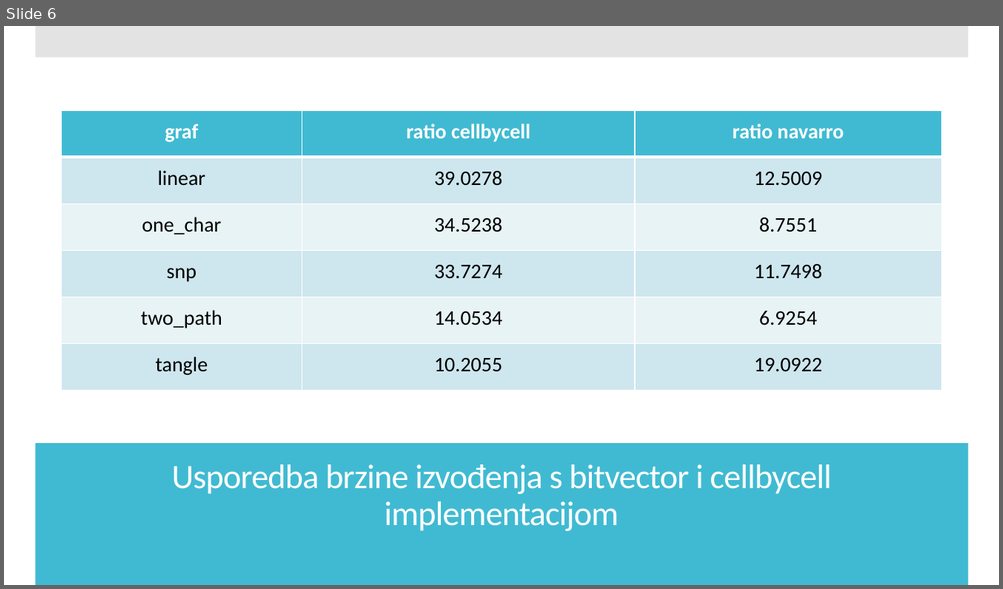
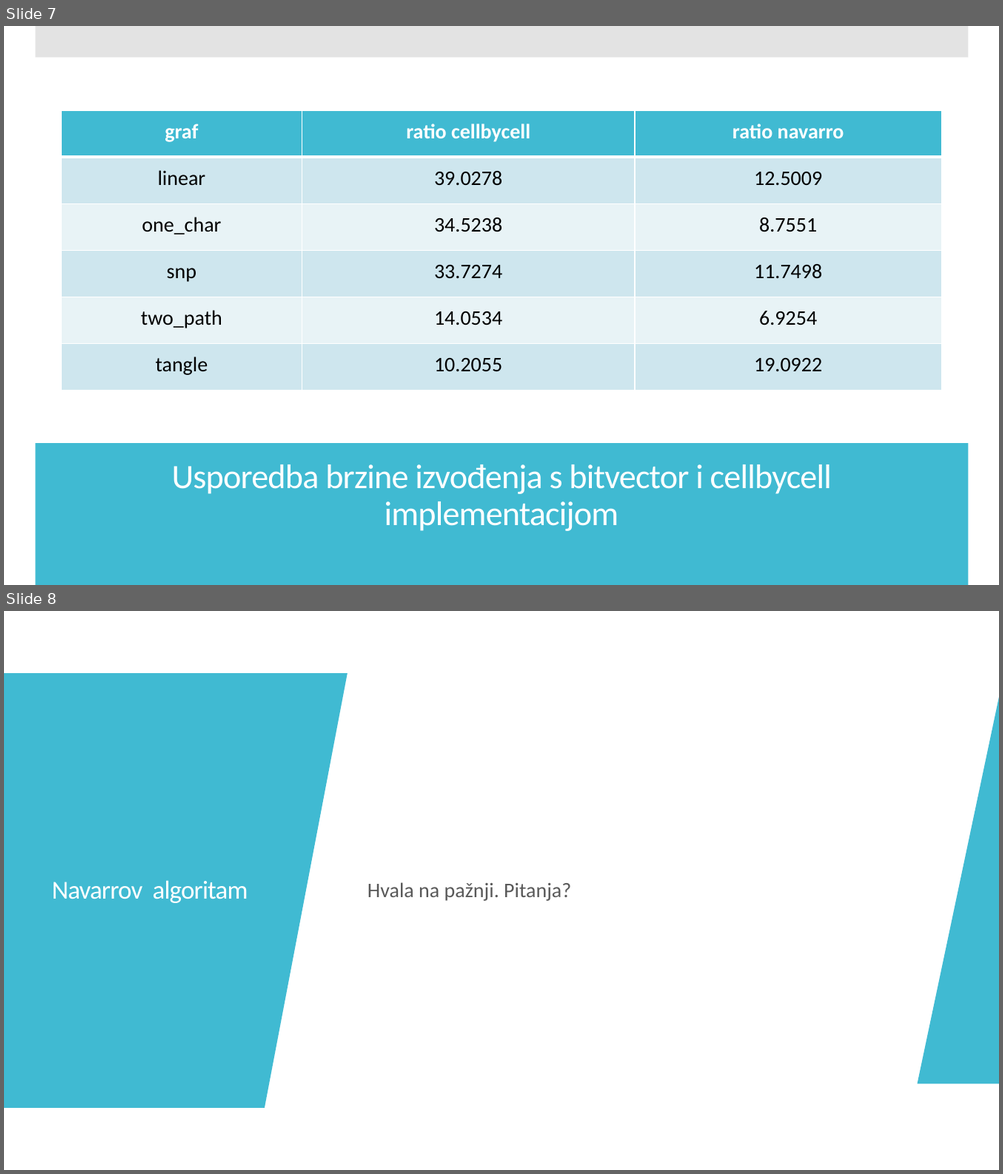
Before and after one commit to ZerocksX/FERBioinformaticsNavarro, a slide deck: dokumentacija/Prezentacija_BioInf_Navarro.pptx. Shown one above the other, each under a label of ours: slide 6 before the commit, slides 7 and 8 after it. The pictures are 1003x589 and 1003x1174 pixels, drawn with LibreOffice and Linux fonts; fonts in the diff are those of the drawing. Boxes give left, top, right and bottom in pixels: in the first picture for what was removed or moved away, otherwise in the second. Text is boxed around its words. In the diff, an @@ line names an element or a change of style, - is before the commit and + after.

```diff
--- a/dokumentacija/Prezentacija_BioInf_Navarro.pptx
+++ b/dokumentacija/Prezentacija_BioInf_Navarro.pptx
@@ slide 8 added at [4, 611, 999, 1170], background #FFFFFF; not listed: 2 template elements that a slide beside it also shows @@
@@ rectangle added at [4, 611, 999, 1170], fill #FFFFFF @@
@@ freeform shape added at [4, 673, 347, 1108], fill #40BAD2 @@
@@ freeform shape added at [917, 698, 999, 1085], fill #40BAD2 @@
@@ title added at [52, 880, 248, 903], 25 pt, text #FFFFFF @@
+Navarrov algoritam
@@ text added at [367, 883, 571, 901], 20 pt, text #595959 @@
+Hvala na pažnji. Pitanja?
@@ what was slide 6 is now slide 7 @@
```
Also in this commit, not shown: 4 slides changed, 1 other slide added, 1 other file.
